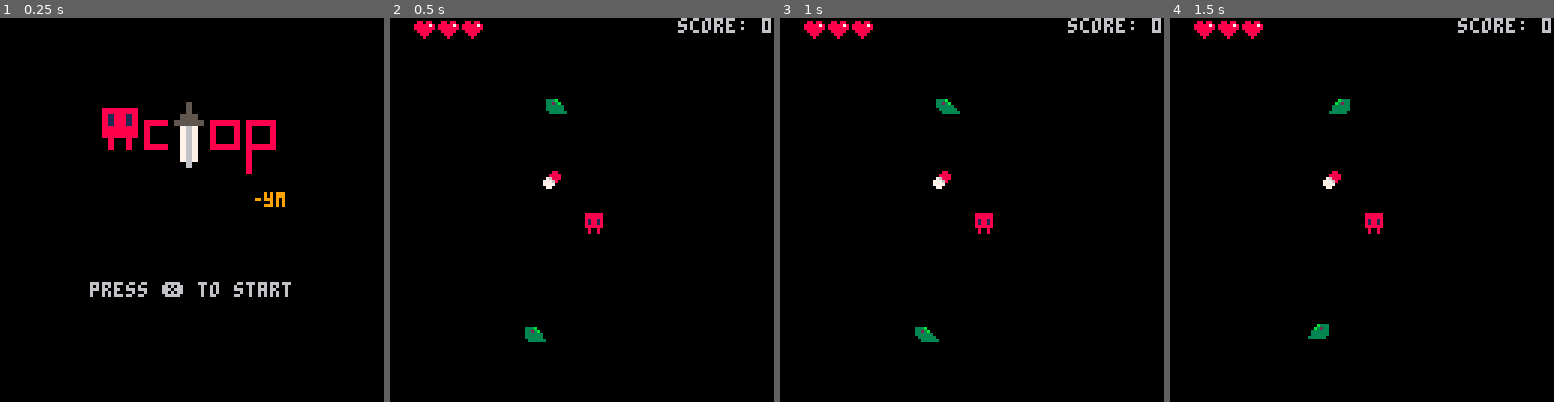
Above: before the commit, frames 1-4 (left to right).
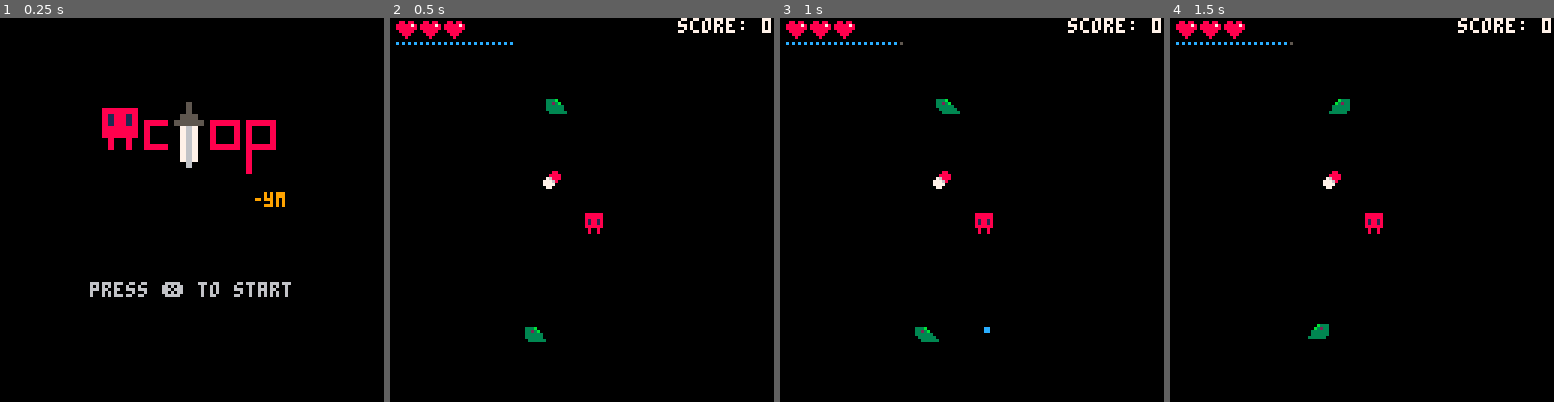
Above: after the commit, the same moments.

Repository: yuxiaomao/pico8-actop
Game: PICO-8 cartridge actop.p8
Same seed, same stepped clock (60 frames per second), same inputs: the game is played once before the commit and once after it.
Inputs:
- Up to frame 1 (0.25 s): no input
- Up to frame 2 (0.5 s): tap X (X key) at 0.33 s
- Up to frame 3 (1 s): tap O (Z key) at 0.7 s
- Up to frame 4 (1.5 s): tap X (X key) at 1.07 s

Frame 1 is identical in both runs. In frame 2, 1.1% of the frame differs, in the area x 1-100%, y 0-8%; in frame 3, 1.1%, in the area x 1-100%, y 0-83%; in frame 4, 1.1%.

Commit message:
Gameplay: add ranged attack by mana, add mana pill, allow consume pills even at hp/mp max

Diff:
--- a/actop.p8
+++ b/actop.p8
@@ -7,10 +7,12 @@
 --   0: attack
 --   1: player hit by enemy
 --   2: pickup item
+--   3: attack ranged
 
 -- global variables
 g_frames=0
 g_player={}
+g_player_bullets={}
 g_enemies={}
 g_killcnt=0
 g_items={}
@@ -18,6 +20,7 @@
 
 -- global constants
 k_atk=5
+k_atkr=4
 
 function _init()
   _initmenu()
@@ -36,6 +39,7 @@
   item_manager.init()
   enemy_manager.init()
   player.init(g_player)
+  bullet_manager.init()
 end
 
 function _updatelevel()
@@ -43,6 +47,7 @@
   item_manager.update()
   enemy_manager.update()
   player.update(g_player)
+  bullet_manager.update()
 end
 
 function _drawlevel()
@@ -50,16 +55,24 @@
   item_manager.draw()
   enemy_manager.draw()
   player.draw(g_player)
+  bullet_manager.draw()
   -- draw ui
   for i=1,g_player.hpmax do
     if (g_player.hp >= i) then
-      spr(11,i*8,0)
+      spr(11,i*8-6,0)
     else
-      spr(10,i*8,0)
+      spr(10,i*8-6,0)
+    end
+  end
+  for i=1,g_player.mpmax do
+    if (g_player.mp >= i) then
+      pset(i*2,8,12)
+    else
+      pset(i*2,8,5)
     end
   end
   local killpos=print(g_killcnt,0,-20)
-  print("score: "..g_killcnt,100-killpos,0)
+  print("\f7score: "..g_killcnt,100-killpos,0)
 end
 -->8
 -- player
@@ -68,6 +81,8 @@
   init=function(this)
     this.hpmax=3 -- const
     this.hp=3
+    this.mpmax=20-- const
+    this.mp=20
     this.x=64
     this.y=64
     this.dx=0
@@ -76,19 +91,20 @@
     this.frame=0
     this.hitbox={x=1,y=1,w=6,h=6} -- const
     this.invulnframe=0
+    this.cooldown=0 -- action cooldown
     -- melee attack
     this.atk={}
     this.atk.x=0
     this.atk.y=0
     this.atk.face=0
     this.atk.frame=0
-    this.atk.cooldown=0
     this.atk.hitbox={x=0,y=0,w=8,h=8} -- const
     this.atk.pow=1
+    -- ranged attack manage by bullet_manager
   end,
   update=function(this)
     if (this.invulnframe > 0) this.invulnframe-=1
-    if (this.atk.cooldown > 0) this.atk.cooldown-=1
+    if (this.cooldown > 0) this.cooldown-=1
     -- input
     this.dx=0
     this.dy=0
@@ -111,12 +127,13 @@
     -- move
     this.x+=this.dx
     this.y+=this.dy
+    forceinsidescreen(this)
     item_manager.consumeall(this)
-    -- attack
-    if (btn(k_atk) and (this.atk.cooldown == 0)) then
+    -- melee attack
+    if (btn(k_atk) and (this.cooldown == 0)) then
       sfx(0)
       this.atk.frame=3
-      this.atk.cooldown=10
+      this.cooldown=10
       this.atk.face=this.face
       local atkpos=face2pos(this.atk.face)
       this.atk.x=this.x+atkpos.x*8
@@ -124,6 +141,17 @@
     end
     if (this.atk.frame > 0) then
       enemy_manager.hitall(this.atk)
+    end
+    -- ranged attack (use mana)
+    if (btn(k_atkr) and (this.cooldown == 0)
+        and (this.mp > 0)) then
+      sfx(3)
+      this.mp-=1
+      this.cooldown=10
+      local atkpos=face2pos(this.face)
+      bullet_manager.fire(this.x+atkpos.x*8+4,
+                          this.y+atkpos.y*8+4,
+                          this.face)
     end
   end,
   draw=function(this)
@@ -162,6 +190,63 @@
   end,
 }
 
+bullet={
+  init=function(this,x,y,face)
+    this.x=x
+    this.y=y
+    this.speed=3
+    this.size=1
+    local bulletpos=face2pos(face)
+    this.dx=bulletpos.x*this.speed
+    this.dy=bulletpos.y*this.speed
+    this.hitbox={x=-1,y=-1,w=this.size+2,h=this.size+2}
+    this.pow=1
+  end,
+  update=function(this)
+    -- move
+    this.x+=this.dx
+    this.y+=this.dy
+    -- attack
+    enemy_manager.hitall(this)
+  end,
+  draw=function(this)
+    rectfill(this.x,this.y,
+             this.x+this.size,this.y+this.size,
+             12)
+  end,
+  dead=function(this)
+    return isoutofscreen(this)
+  end,
+}
+
+-- manage function
+-- manipulate global var g_player_bullets
+bullet_manager={
+  init=function()
+    g_player_bullets={}
+  end,
+  update=function()
+    foreach(g_player_bullets,bullet.update)
+    -- dead objs detection after update
+    for obj in all(g_player_bullets) do
+      if bullet.dead(obj) then
+        bullet_manager.remove(obj)
+      end
+    end
+  end,
+  draw=function()
+    foreach(g_player_bullets,bullet.draw)
+  end,
+  fire=function(x,y,face)
+    local obj={}
+    bullet.init(obj,x,y,face)
+    add(g_player_bullets,obj)
+  end,
+  remove=function(obj)
+    del(g_player_bullets,obj)
+  end,
+}
+
 -->8
 -- enemy
 
@@ -172,6 +257,7 @@
     this.y=y
     this.dx=0
     this.dy=0
+    this.speed=0.1
     this.flipx=false
     this.frame=0
     this.hitbox={x=0,y=3,w=8,h=5} -- const
@@ -182,8 +268,8 @@
     if (this.invulnframe > 0) this.invulnframe-=1
     -- update speed and face
     if ((g_frames%30) == 0) then
-      this.dx=cmp(g_player.x,this.x)*0.1
-      this.dy=cmp(g_player.y,this.y)*0.1
+      this.dx=cmp(g_player.x,this.x)*this.speed
+      this.dy=cmp(g_player.y,this.y)*this.speed
       this.flipx=(this.dx > 0)
     end
     -- move
@@ -218,8 +304,7 @@
     foreach(g_enemies,enemy.update)
     -- spawn if not enough enemy
     if (enemy_manager.count() < 2) then
-      local spawnpos=rndspawnpos()
-      enemy_manager.spawn(spawnpos.x,spawnpos.y)
+      enemy_manager.spawnrnd()
     end
   end,
   draw=function()
@@ -229,6 +314,10 @@
     local obj={}
     enemy.init(obj,x,y)
     add(g_enemies,obj)
+  end,
+  spawnrnd=function()
+    local spawnpos=rndspawnpos()
+    enemy_manager.spawn(spawnpos.x,spawnpos.y)
   end,
   count=function()
     return #g_enemies
@@ -262,11 +351,30 @@
   end,
   consume=function(this,other)
     if (collidebox(this,other)) then
-      if (other.hp < other.hpmax) then
-        sfx(2)
-        other.hp+=1
-        item_manager.remove(this)
-      end
+      sfx(2)
+      other.hp+=1
+      item_manager.remove(this)
+    end
+  end,
+}
+
+item_mp={
+  init=function(this,x,y)
+    this.type=item_mp
+    this.x=x
+    this.y=y
+    this.hitbox={x=1,y=1,w=6,h=6}
+  end,
+  update=function(this)
+  end,
+  draw=function(this)
+    spr(49,this.x,this.y)
+  end,
+  consume=function(this,other)
+    if (collidebox(this,other)) then
+      sfx(2)
+      other.mp=other.mpmax
+      item_manager.remove(this)
     end
   end,
 }
@@ -276,7 +384,7 @@
 item_manager={
   init=function()
     g_items={}
-    g_itemtypes={item_hp}
+    g_itemtypes={item_hp, item_mp}
     item_manager.spawn(item_hp,50,50)
   end,
   update=function()
@@ -358,6 +466,20 @@
   return {x=x,y=y}
 end
 
+isoutofscreen=function(this)
+  return ((this.x < -8) or
+          (this.x > 128) or
+          (this.y < -8) or
+          (this.y > 128))
+end
+
+forceinsidescreen=function(this)
+  if (this.x < 0) this.x=0
+  if (this.x > 120) this.x=120
+  if (this.y < 0) this.y=0
+  if (this.y > 120) this.y=120
+end
+
 -->8
 -- menu
 
@@ -390,14 +512,14 @@
 00000000088888800888888008888880000000000000000000000000000000000000000000000000005050000088800000000000000000000000000000000000
 00000000008008000080080000800800000000000000000000000000000000000000000000000000000500000008000000000000000000000000000000000000
 00000000008008000080000000000800000000000000000000000000000000000000000000000000000000000000000000000000000000000000000000000000
-00000000000000000006000000076000000000000000000000000000000000000000000000055000000500000005500000600000000006000067760000000000
-00000000000000000007600000760000000000000000000000000000000000000000000000056700000550000006500006000000000000600600006000000000
-00000000000000000000760007600000000000000000000000000000000060000000000000000670000670000067000060000000000000066000000600000000
-00000055006666550000076556000000057770005500000060000000000760000000007600000067000670000670000070000000000000070000000000000000
-00000065000777500000005555000000556666005670000076000000000760000000076000000006000670006700000070000000000000070000000000000000
-00000670000000000000000000000000000000000067000007600000000760000000760000000000000600000000000060000000000000060000000060000006
-00006700000000000000000000000000000000000006700000765000000550000005600000000000000000000000000006000000000000600000000006000060
-00067000000000000000000000000000000000000000600000055000000050000005500000000000000000000000000000600000000006000000000000677600
+00000000000000000006000000076000000000000000000000000000000000000000000000055000000500000005500000000000000000000000000000000000
+00000000000000000007600000760000000000000000000000000000000000000000000000056700000550000006500000000000000000000000000000000000
+00000000000000000000760007600000000000000000000000000000000060000000000000000670000670000067000000000000000000000000000000000000
+00000055006666550000076556000000057770005500000060000000000760000000007600000067000670000670000000000000000000000000000000000000
+00000065000777500000005555000000556666005670000076000000000760000000076000000006000670006700000000000000000000000000000000000000
+00000670000000000000000000000000000000000067000007600000000760000000760000000000000600000000000000000000000000000000000000000000
+00006700000000000000000000000000000000000006700000765000000550000005600000000000000000000000000000000000000000000000000000000000
+00067000000000000000000000000000000000000000600000055000000050000005500000000000000000000000000000000000000000000000000000000000
 00000000000000000000000000000000000000000000000000000000000000000000000000000000000000000000000000000000000000000000000000000000
 00000000000000000000000000000000000000000000000000000000000000000000000000000000000000000000000000000000000000000000000000000000
 00000000000000000000000000000000000000000000000000000000000000000000000000000000000000000000000000000000000000000000000000000000
@@ -407,12 +529,12 @@
 33333300033333300000000000000000000000000000000000000000000000000000000000000000000000000000000000000000000000000000000000000000
 03333330003333330000000000000000000000000000000000000000000000000000000000000000000000000000000000000000000000000000000000000000
 00000000000000000000000000000000000000000000000000000000000000000000000000000000000000000000000000000000000000000000000000000000
-00008800000007600000000000000000000000000000000000000000000000000000000000000000000000000000000000000000000000000000000000000000
-00088880000076700000000000000000000000000000000000000000000000000000000000000000000000000000000000000000000000000000000000000000
-00768880005767000000000000000000000000000000000000000000000000000000000000000000000000000000000000000000000000000000000000000000
-07776800000570000000000000000000000000000000000000000000000000000000000000000000000000000000000000000000000000000000000000000000
-07777000006050000000000000000000000000000000000000000000000000000000000000000000000000000000000000000000000000000000000000000000
-00770000060000000000000000000000000000000000000000000000000000000000000000000000000000000000000000000000000000000000000000000000
+000088000000cc000000076000000000000000000000000000000000000000000000000000000000000000000000000000000000000000000000000000000000
+00088880000cccc00000767000000000000000000000000000000000000000000000000000000000000000000000000000000000000000000000000000000000
+007688800076ccc00057670000000000000000000000000000000000000000000000000000000000000000000000000000000000000000000000000000000000
+0777680007776c000005700000000000000000000000000000000000000000000000000000000000000000000000000000000000000000000000000000000000
+07777000077770000060500000000000000000000000000000000000000000000000000000000000000000000000000000000000000000000000000000000000
+00770000007700000600000000000000000000000000000000000000000000000000000000000000000000000000000000000000000000000000000000000000
 00000000000000000000000000000000000000000000000000000000000000000000000000000000000000000000000000000000000000000000000000000000
 00000000000000000000000000000000000000000000000000000000000000000000000000000000000000000000000000000000000000000000000000000000
 00000000000000000000000000000000000000000000000000000000000000000000000000000000000000000000000000000000000000000000000000000000
Not shown, changed: the sound effects (__sfx__) section of actop.p8
